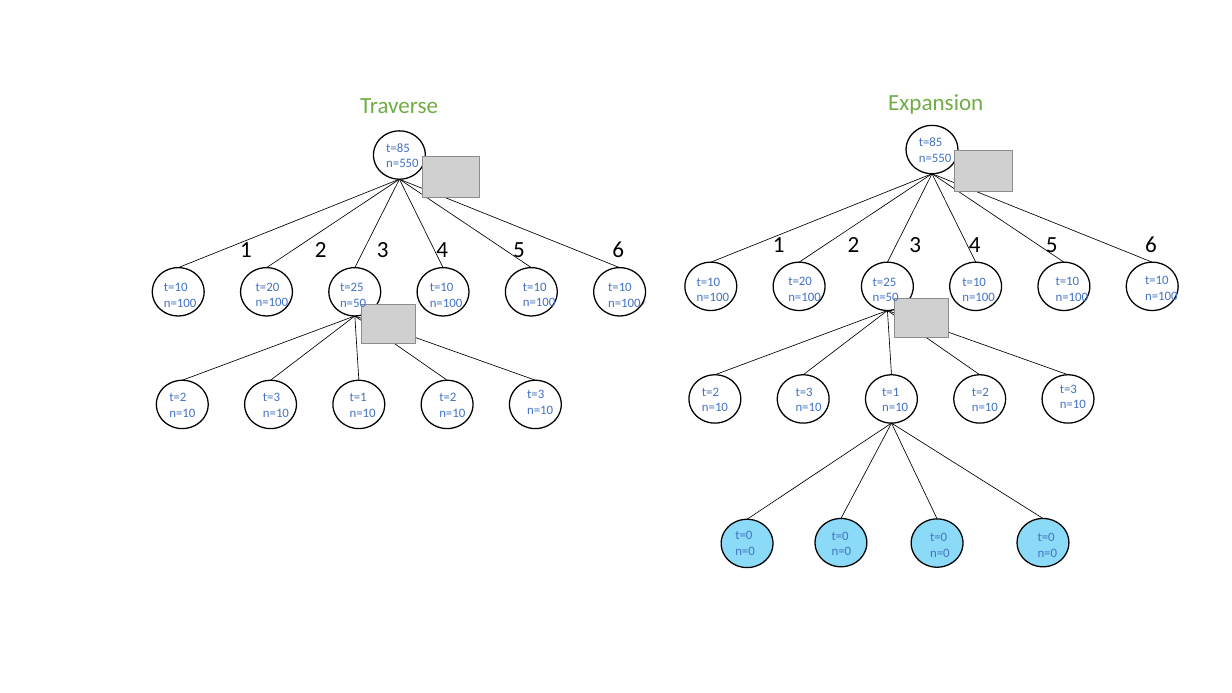
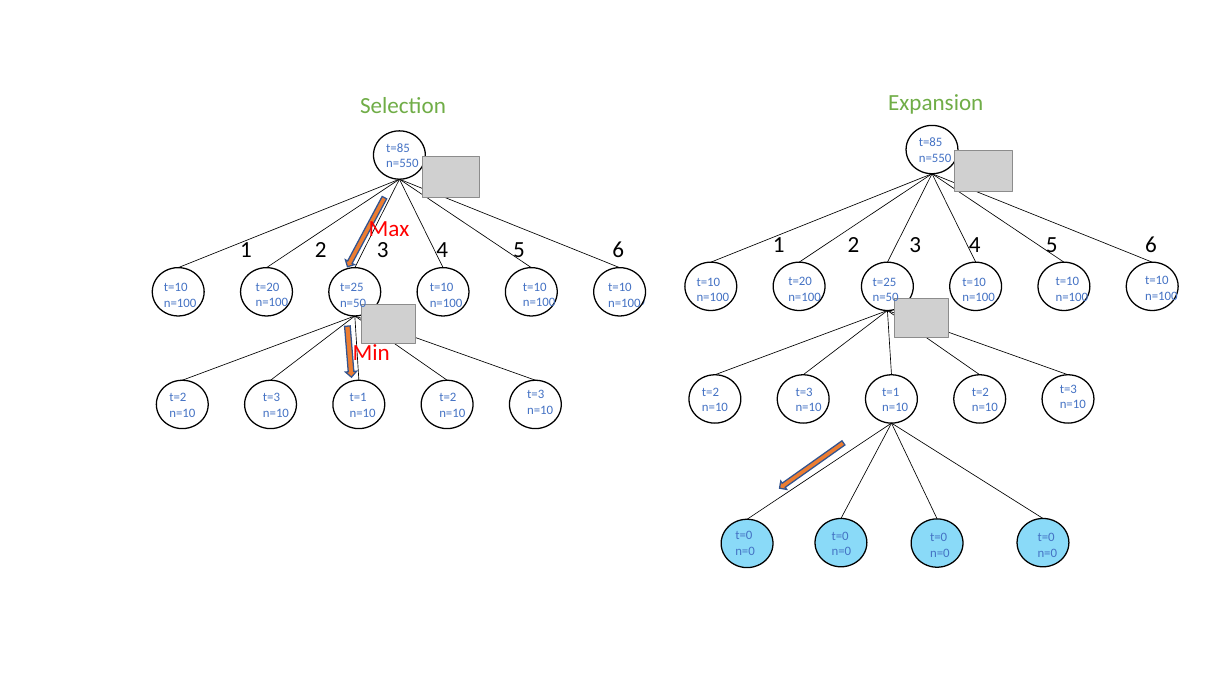
Before and after one commit to rojas70/MAEG-3080-project, a slide deck: slide 13 of ppt/MCTS.pptx. Drawn at 1232x693 pixels with LibreOffice and Linux fonts; fonts in the diff are those of the drawing; grey boxes stand for pictures. Boxes give left, top, right and bottom in pixels: in the first picture for what was removed or moved away, otherwise in the second. Text is boxed around its words. In the diff, an @@ line names an element or a change of style, - is before the commit and + after.

```diff
--- a/ppt/MCTS.pptx
+++ b/ppt/MCTS.pptx
@@ text at [360, 97, 446, 113]: text changed @@
-Traverse
+Selection
@@ right arrow added at [343, 195, 389, 269], fill #ED7D31, outline #325491 1 pt @@
@@ text added at [369, 217, 410, 243], 18 pt, text #FF0000 @@
+Max
@@ right arrow added at [342, 326, 357, 378], fill #ED7D31, outline #325491 1 pt @@
@@ text added at [353, 340, 390, 366], 18 pt, text #FF0000 @@
+Min
@@ right arrow added at [777, 439, 847, 492], fill #ED7D31, outline #325491 1 pt @@
```
Also in this commit, not shown: 1 other slide changed, 5 slides added, 4 other files.
